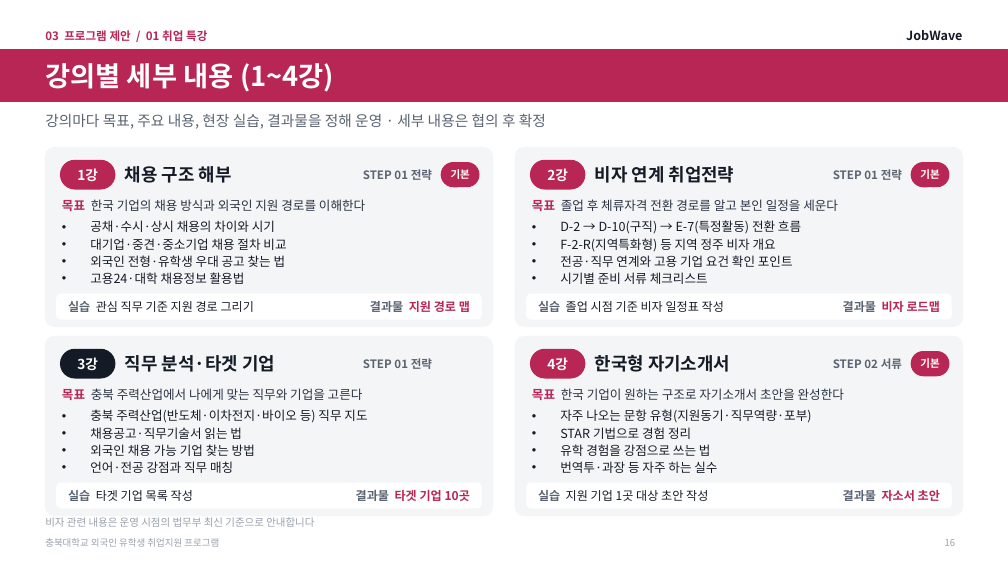
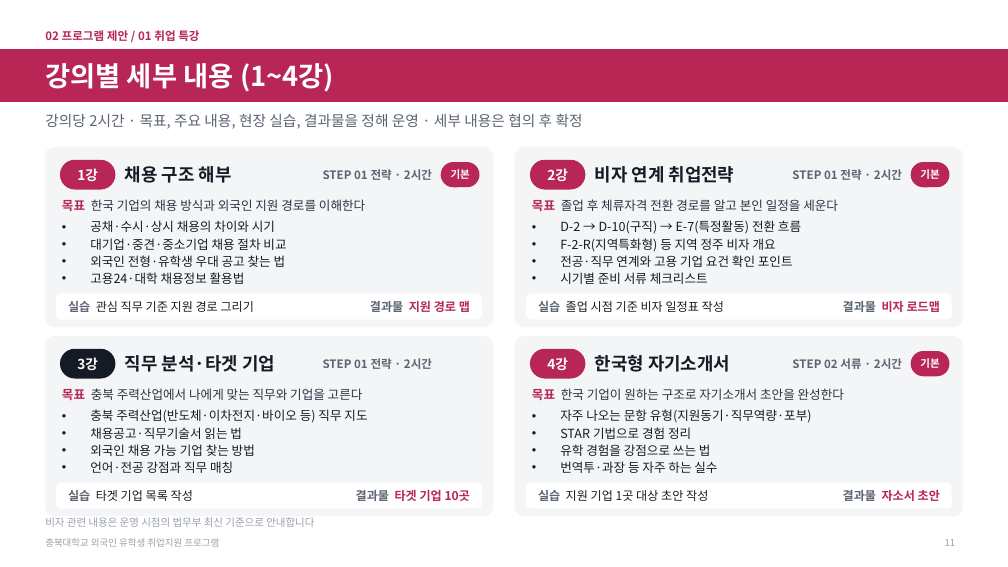
Before and after one commit to job-wave/Codex, a slide deck: slide 11 of output/jobwave-cbnu-proposal/JobWave_proposal_visual.pptx (slide 16 before the commit). Drawn at 1008x567 pixels with LibreOffice and Linux fonts; fonts in the diff are those of the drawing; background and template pictures are left out. Boxes give left, top, right and bottom in pixels: in the first picture for what was removed or moved away, otherwise in the second. Text is boxed around its words. In the diff, an @@ line names an element or a change of style, - is before the commit and + after.

```diff
--- a/output/jobwave-cbnu-proposal/JobWave_proposal_visual.pptx
+++ b/output/jobwave-cbnu-proposal/JobWave_proposal_visual.pptx
@@ text at (45,30,199,41): text changed @@
-03 프로그램 제안 / 01 취업 특강
+02 프로그램 제안 / 01 취업 특강
@@ text removed at (906,30,962,40) @@
-JobWave
@@ text at (45,114,583,129): text changed @@
-강의마다 목표, 주요 내용, 현장 실습, 결과물을 정해 운영 · 세부 내용은 협의 후 확정
+강의당 2시간 · 목표, 주요 내용, 현장 실습, 결과물을 정해 운영 · 세부 내용은 협의 후 확정
@@ text at (323,169,432,180): text changed @@
-STEP 01 전략
+STEP 01 전략 · 2시간
@@ text at (792,169,902,180): text changed @@
-STEP 01 전략
+STEP 01 전략 · 2시간
@@ text at (323,358,432,369): text changed @@
-STEP 01 전략
+STEP 01 전략 · 2시간
@@ text at (792,358,902,369): text changed @@
-STEP 02 서류
+STEP 02 서류 · 2시간
@@ page number at (945,539,955,546): text changed @@
-16
+11
```
Also in this commit, not shown: 37 other slides changed, 5 slides removed, 8 other files.
